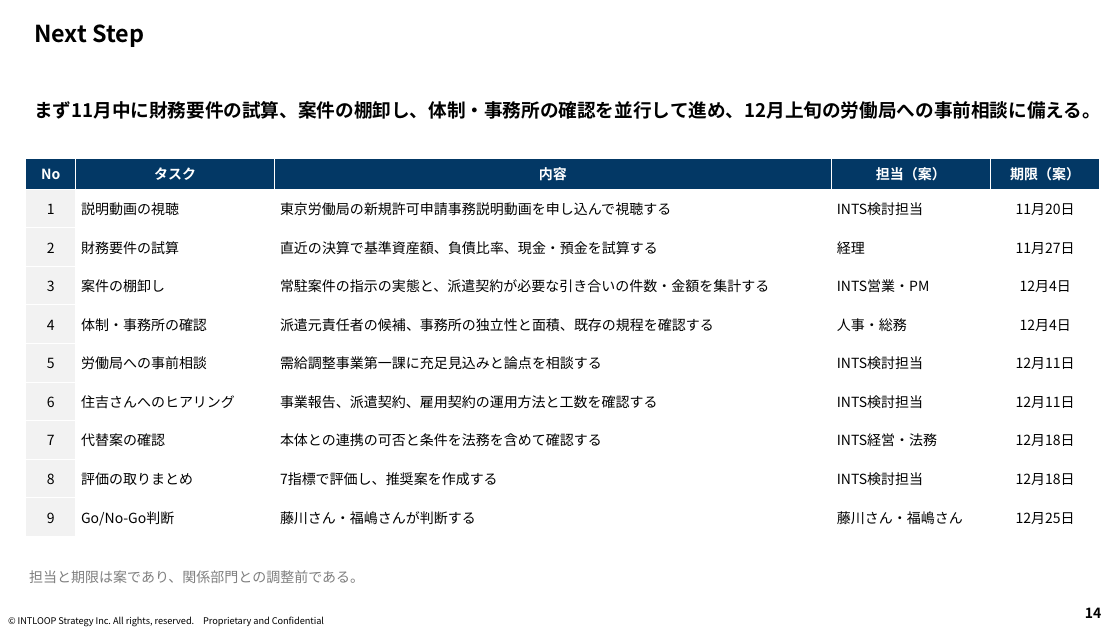
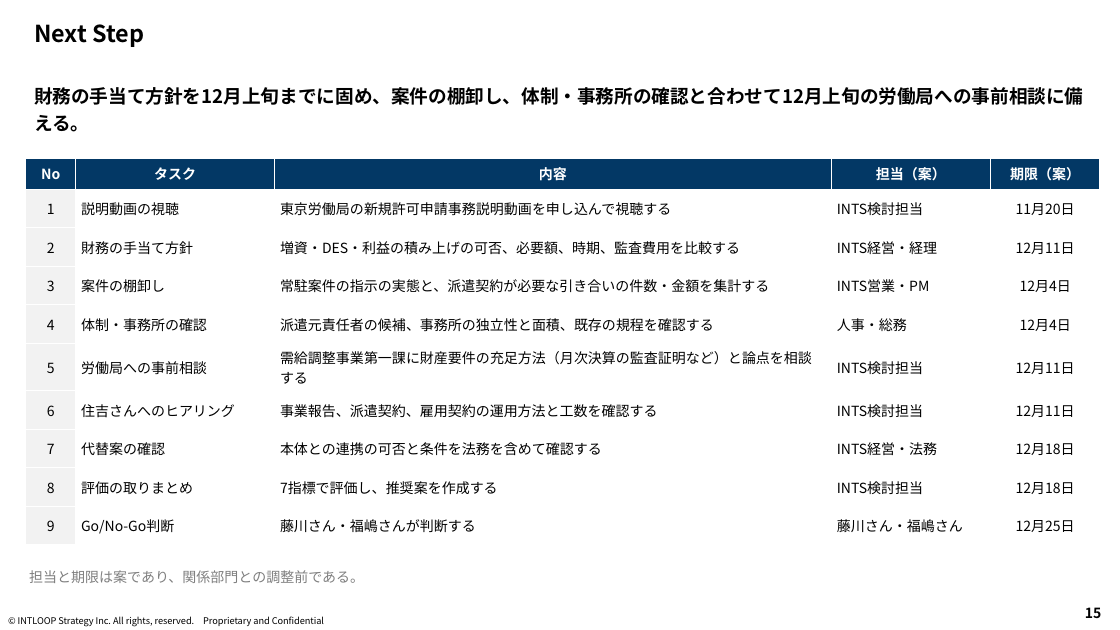
Before and after one commit to mkomko2011/For-AI, a slide deck: slide 15 of INTS_派遣業許可検討/INTS_派遣業許可検討_報告資料.pptx (slide 14 before the commit). Drawn at 1120x630 pixels with LibreOffice and Linux fonts; fonts in the diff are those of the drawing; background and template pictures are left out. Boxes give left, top, right and bottom in pixels: in the first picture for what was removed or moved away, otherwise in the second. Text is boxed around its words. In the diff, an @@ line names an element or a change of style, - is before the commit and + after.

```diff
--- a/INTS_派遣業許可検討/INTS_派遣業許可検討_報告資料.pptx
+++ b/INTS_派遣業許可検討/INTS_派遣業許可検討_報告資料.pptx
@@ text at [34,87,1083,132]: text changed @@
-まず11月中に財務要件の試算、案件の棚卸し、体制・事務所の確認を並行して進め、12月上旬の労働局への事前相談に備える。
+財務の手当て方針を12月上旬までに固め、案件の棚卸し、体制・事務所の確認と合わせて12月上旬の労働局への事前相談に備える。
@@ table at [26,158,1100,538] @@
-row 3: 2 | 財務要件の試算 | 直近の決算で基準資産額、負債比率、現金・預金を試算する | 経理 | 11月27日
+row 3: 2 | 財務の手当て方針 | 増資・DES・利益の積み上げの可否、必要額、時期、監査費用を比較する | INTS経営・経理 | 12月11日
-row 6, column 3: 需給調整事業第一課に充足見込みと論点を相談する
+row 6, column 3: 需給調整事業第一課に財産要件の充足方法（月次決算の監査証明など）と論点を相談する
@@ page number at [1085,607,1101,618]: text changed @@
-14
+15
```
Also in this commit, not shown: 13 other slides changed, 1 slide added, 1 other file.
